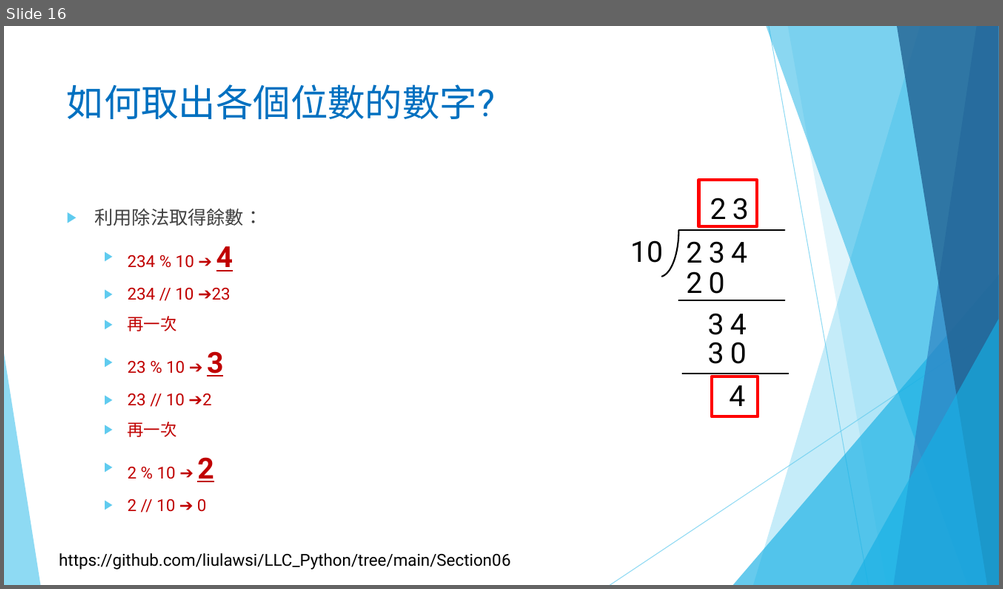
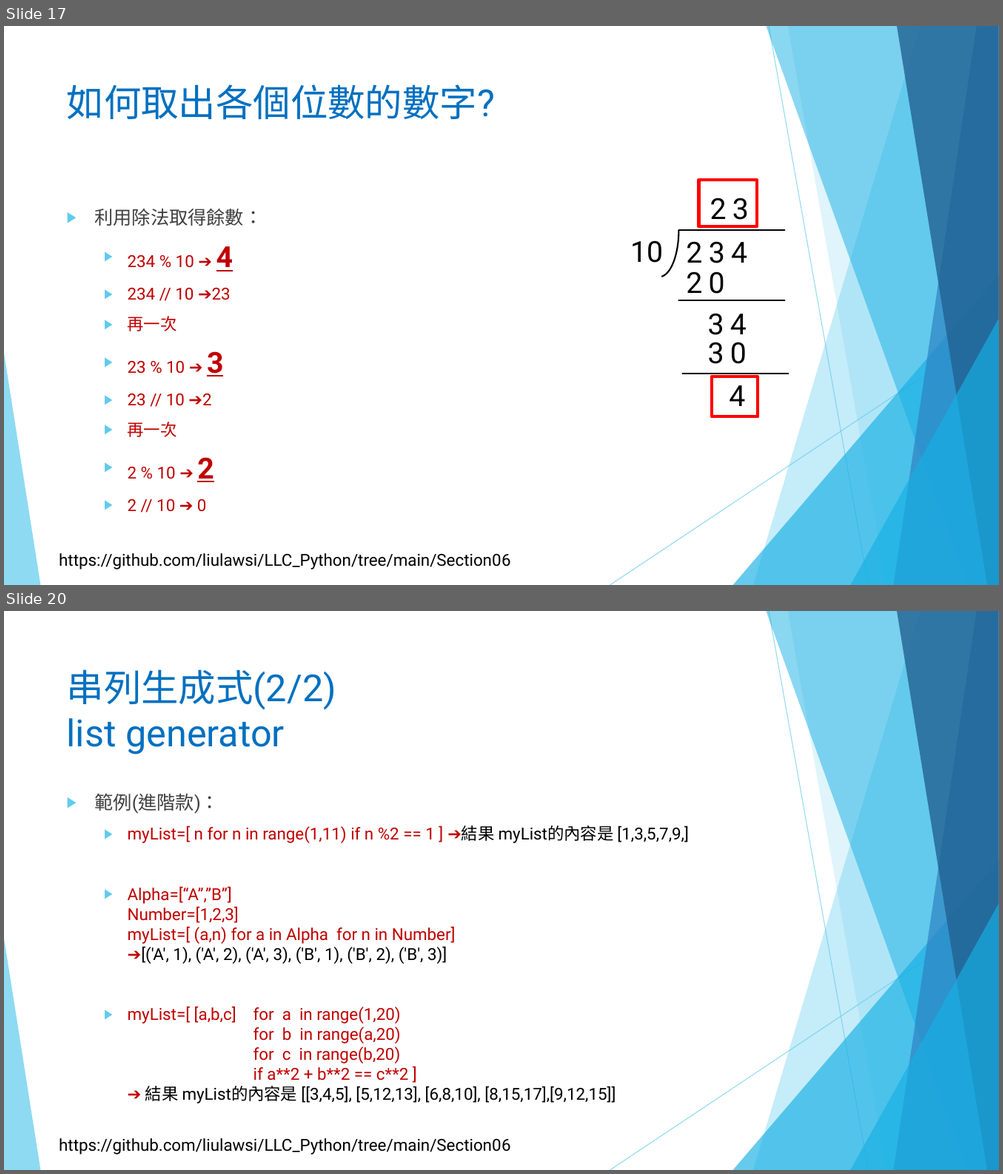
Before and after one commit to liulawsi/My_PPTs, a slide deck: LCC/Python/06_串列(List)一定要認識.pptx. Shown one above the other, each under a label of ours: slide 16 before the commit, slides 17 and 20 after it; the slides between them are not shown. The pictures are 1003x589 and 1003x1174 pixels, drawn with LibreOffice and Linux fonts; fonts in the diff are those of the drawing; background and template pictures are left out. Boxes give left, top, right and bottom in pixels: in the first picture for what was removed or moved away, otherwise in the second. Text is boxed around its words. In the diff, an @@ line names an element or a change of style, - is before the commit and + after.

```diff
--- a/LCC/Python/06_串列(List)一定要認識.pptx
+++ b/LCC/Python/06_串列(List)一定要認識.pptx
@@ slide 20 added at (4,611,999,1170), background #FFFFFF; not listed: 11 template elements that a slide beside it also shows @@
@@ title added at (67,669,336,755), 36 pt, text #0070C0 @@
+串列生成式(2/2)
+list generator
@@ text added at (95,793,688,1104), 16 pt, text #C00000 @@
+▶ 範例(進階款)：
+  ▶ myList=[ n for n in range(1,11) if n %2 == 1 ] ➔結果 myList的內容是 [1,3,5,7,9,]
+  ▶ Alpha=[“A”,”B”]
+    Number=[1,2,3]
+    myList=[ (a,n) for a in Alpha for n in Number]
+    ➔[('A', 1), ('A', 2), ('A', 3), ('B', 1), ('B', 2), ('B', 3)]
+  ▶ myList=[ [a,b,c] for a in range(1,20)
+    for b in range(a,20)
+    for c in range(b,20)
+    if a**2 + b**2 == c**2 ]
+    ➔ 結果 myList的內容是 [[3,4,5], [5,12,13], [6,8,10], [8,15,17],[9,12,15]]
@@ what was slide 16 is now slide 17 @@
```
Also in this commit, not shown: 17 slides changed, 19 other slides added, 1 other file.
